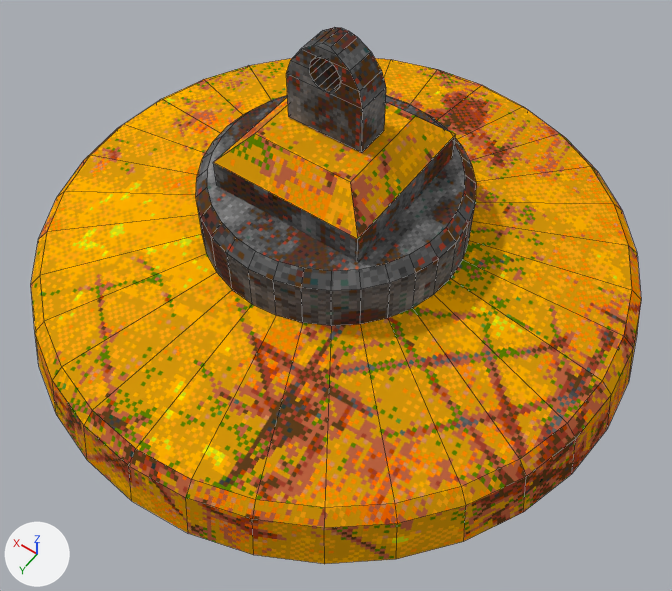
The Blender file models/blend/Magnet.blend, before and after one commit.
The view is the same before and after, from a 50 mm camera at (-2.31, 3.24, 4.7) aimed at (-0.33, 0.46, 0.34). The lights are fixed; the arrows at lower left show +X, +Y and +Z. The older version comes first. Mesh edges are drawn as thin lines.

The scene before the commit, as lines of its bpy script (objects in view):
```python
me_cylinder = bpy.data.meshes.new('Cylinder')
me_cylinder.from_pydata(...)  # 268 vertices, 212 faces; spans x -2.0..2.0, y -2.0..2.0, z -0.2..1.76
me_cylinder.materials.append(mat_metallic)  # picture img_supertex_png
ob_cylinder = bpy.data.objects.new('Cylinder', me_cylinder)
ob_cylinder.location = (0.0, 0.0, 0.0)
```
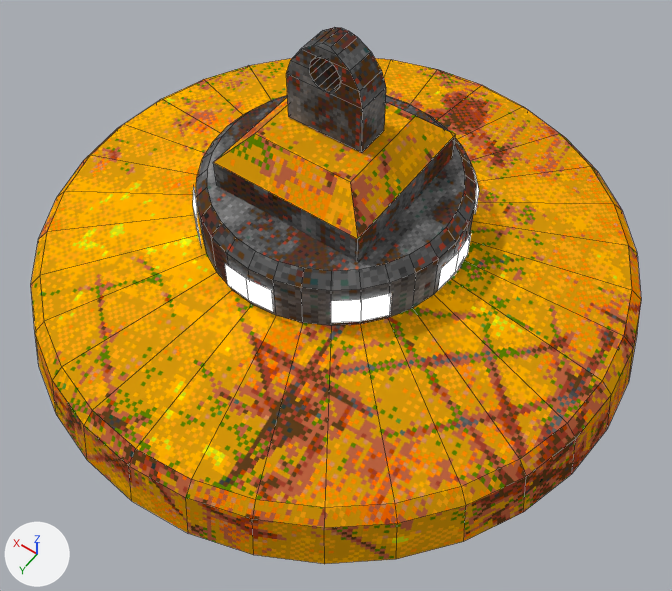
Boxes [x1, y1, x2, y2] around the edits, measured in the pictures (672 x 591 px):
'MagnetLights', added: after [193, 167, 479, 323]

What changed in the scene script:
```text
Add mat_material:
    mat_material = principled_material('Material')
    mat_material.base_color = (0.8, 0.8, 0.8)  # white #e7e7e7
    mat_material.emission_strength = 1.5
Add me_cylinder_001:
    me_cylinder_001.from_pydata(...)  # 48 vertices, 16 faces; spans x -0.86..0.86, y -0.86..0.86, z 0.47..0.67
    me_cylinder_001.materials.append(mat_material)  # white #e7e7e7, glowing white #ffffff
Add ob_magnetlights:
    ob_magnetlights = bpy.data.objects.new('MagnetLights', me_cylinder_001)
    ob_magnetlights.location = (0.0, 0.0, 0.0)
```
